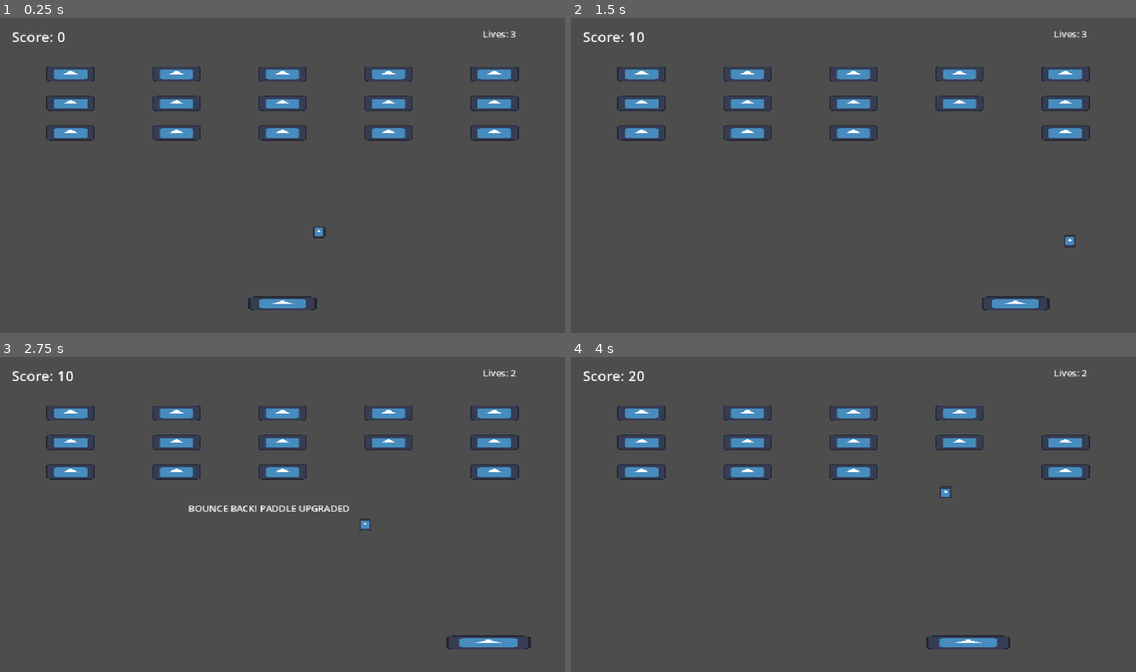
Above: before the commit, frames 1-4 (two rows, left to right).
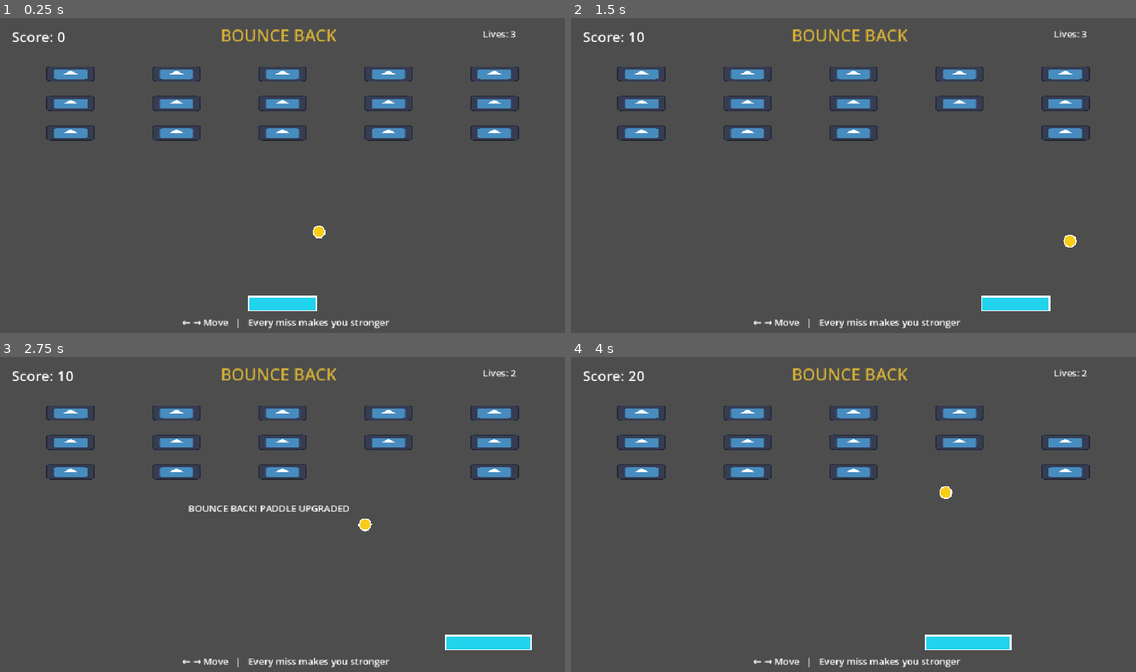
Above: after the commit, the same moments.

Repository: TioTech-code/haven-game-jam-2026
Game: Godot game, scene res://main.tscn
The game is run twice, just before and just after one commit, with the same random seed, the same clock (stepped at 60 frames per second) and the same inputs. The engine's default icon, where the game draws it, is replaced by a stand-in: a white triangle on a blue panel in a dark square.
Inputs:
- Up to frame 1 (0.25 s): no input
- Up to frame 2 (1.5 s): hold Right (ui_right) 0.53-1.28 s; hold Left (ui_left) from 1.28 s (still down)
- Up to frame 3 (2.75 s): release Left (ui_left) at 2.03 s; hold Right (ui_right) from 2.03 s (still down)
- Up to frame 4 (4 s): release Right (ui_right) at 3.53 s; hold Left (ui_left) from 3.53 s (still down)

The runs differ from the first frame. In frame 1, 1.5% of the frame differs, in the area x 32-69%, y 3-99%; in frame 2, 1.5%; in frame 3, 1.6%; in frame 4, 1.6%, in the area x 32-78%, y 3-99%.

Commit message:
Replace default icons with original game visuals

Diff:
--- a/ball.gd
+++ b/ball.gd
@@ -4,54 +4,57 @@
 var direction := Vector2(1, -1).normalized()
 
 func _physics_process(delta: float) -> void:
-    var collision := move_and_collide(direction * speed * delta)
+	var collision := move_and_collide(direction * speed * delta)
 
-    if collision:
-        direction = direction.bounce(collision.get_normal())
-        var collider := collision.get_collider()
+	if collision:
+		direction = direction.bounce(collision.get_normal())
+		var collider := collision.get_collider()
 
-        if collider and collider.has_method("hit"):
-            collider.call("hit")
+		if collider and collider.has_method("hit"):
+			collider.call("hit")
 
-    # Keep the ball inside the screen
-    if position.x <= 10:
-        direction.x = abs(direction.x)
-        position.x = 10
-    elif position.x >= 950:
-        direction.x = -abs(direction.x)
-        position.x = 950
+	# Keep the ball inside the screen
+	if position.x <= 10:
+		direction.x = abs(direction.x)
+		position.x = 10
+	elif position.x >= 950:
+		direction.x = -abs(direction.x)
+		position.x = 950
 
-    if position.y <= 10:
-        direction.y = abs(direction.y)
-        position.y = 10
-    elif position.y > 550:
-        var game := get_tree().current_scene
+	if position.y <= 10:
+		direction.y = abs(direction.y)
+		position.y = 10
+	elif position.y > 550:
+		var game := get_tree().current_scene
 
-        if game and game.has_method("ball_lost"):
-            game.call("ball_lost")
-            return
+		if game and game.has_method("ball_lost"):
+			game.call("ball_lost")
+			return
 
-        reset_ball()
+		reset_ball()
 
-    if position.x <= 10:
-        direction.x = abs(direction.x)
-        position.x = 10
-    elif position.x >= 950:
-        direction.x = -abs(direction.x)
-        position.x = 950
+	if position.x <= 10:
+		direction.x = abs(direction.x)
+		position.x = 10
+	elif position.x >= 950:
+		direction.x = -abs(direction.x)
+		position.x = 950
 
-    if position.y <= 10:
-        direction.y = abs(direction.y)
-        position.y = 10
-    elif position.y > 550:
-        var game := get_tree().current_scene
+	if position.y <= 10:
+		direction.y = abs(direction.y)
+		position.y = 10
+	elif position.y > 550:
+		var game := get_tree().current_scene
 
-        if game and game.has_method("ball_lost"):
-            game.call("ball_lost")
-            return
+		if game and game.has_method("ball_lost"):
+			game.call("ball_lost")
+			return
 
-        reset_ball()
+		reset_ball()
 
 func reset_ball() -> void:
-    position = Vector2(480, 430)
-    direction = Vector2(1, -1).normalized()
+	position = Vector2(480, 430)
+	direction = Vector2(1, -1).normalized()
+func _draw() -> void:
+	draw_circle(Vector2.ZERO, 10.0, Color("#FACC15"))
+	draw_arc(Vector2.ZERO, 10.0, 0, TAU, 32, Color("#FFFFFF"), 2.0)
--- a/main.tscn
+++ b/main.tscn
@@ -2,7 +2,6 @@
 
 [ext_resource type="Script" uid="uid://dnhvqyr0thgn6" path="res://paddle.gd" id="1_0xm2m"]
 [ext_resource type="Script" uid="uid://3dy0uojv4fk5" path="res://main.gd" id="1_lquwl"]
-[ext_resource type="Texture2D" uid="uid://317au8onjalt" path="res://icon.svg" id="2_h2yge"]
 [ext_resource type="Script" uid="uid://bfhw3t7cebaxw" path="res://ball.gd" id="3_h2yge"]
 [ext_resource type="PackedScene" uid="uid://db6dovpcr5asm" path="res://block.tscn" id="4_1bvp3"]
 
@@ -44,13 +43,26 @@
 offset_bottom = 8.0
 text = "Play Again"
 
+[node name="TitleLabel" type="Label" parent="HUD" unique_id=1222680304]
+offset_left = 375.0
+offset_top = 15.0
+offset_right = 488.0
+offset_bottom = 38.0
+theme_override_colors/font_color = Color(0.83137256, 0.6862745, 0.21568628, 1)
+theme_override_font_sizes/font_size = 28
+text = "BOUNCE BACK"
+
+[node name="InstructionsLabel" type="Label" parent="HUD" unique_id=1210982890]
+offset_left = 310.0
+offset_top = 510.0
+offset_right = 666.0
+offset_bottom = 533.0
+theme_override_font_sizes/font_size = 16
+text = "← → Move   |   Every miss makes you stronger"
+
 [node name="Paddle" type="CharacterBody2D" parent="." unique_id=1313583428]
 position = Vector2(480, 490)
 script = ExtResource("1_0xm2m")
-
-[node name="Sprite2D" type="Sprite2D" parent="Paddle" unique_id=601284019]
-scale = Vector2(0.9, 0.18)
-texture = ExtResource("2_h2yge")
 
 [node name="CollisionShape2D" type="CollisionShape2D" parent="Paddle" unique_id=1627996726]
 shape = SubResource("RectangleShape2D_538ly")
@@ -58,10 +70,6 @@
 [node name="Ball" type="CharacterBody2D" parent="." unique_id=264082921]
 position = Vector2(480, 430)
 script = ExtResource("3_h2yge")
-
-[node name="Sprite2D" type="Sprite2D" parent="Ball" unique_id=838108271]
-scale = Vector2(0.16, 0.16)
-texture = ExtResource("2_h2yge")
 
 [node name="CollisionShape2D" type="CollisionShape2D" parent="Ball" unique_id=1345149181]
 shape = SubResource("CircleShape2D_538ly")
--- a/paddle.gd
+++ b/paddle.gd
@@ -9,3 +9,7 @@
 	move_and_slide()
 
 	position.x = clamp(position.x, 60.0, 900.0)
+func _draw() -> void:
+	var paddle_shape := Rect2(-58, -12, 116, 24)
+	draw_rect(paddle_shape, Color("#22D3EE"), true)
+	draw_rect(paddle_shape, Color("#FFFFFF"), false, 2.0)
